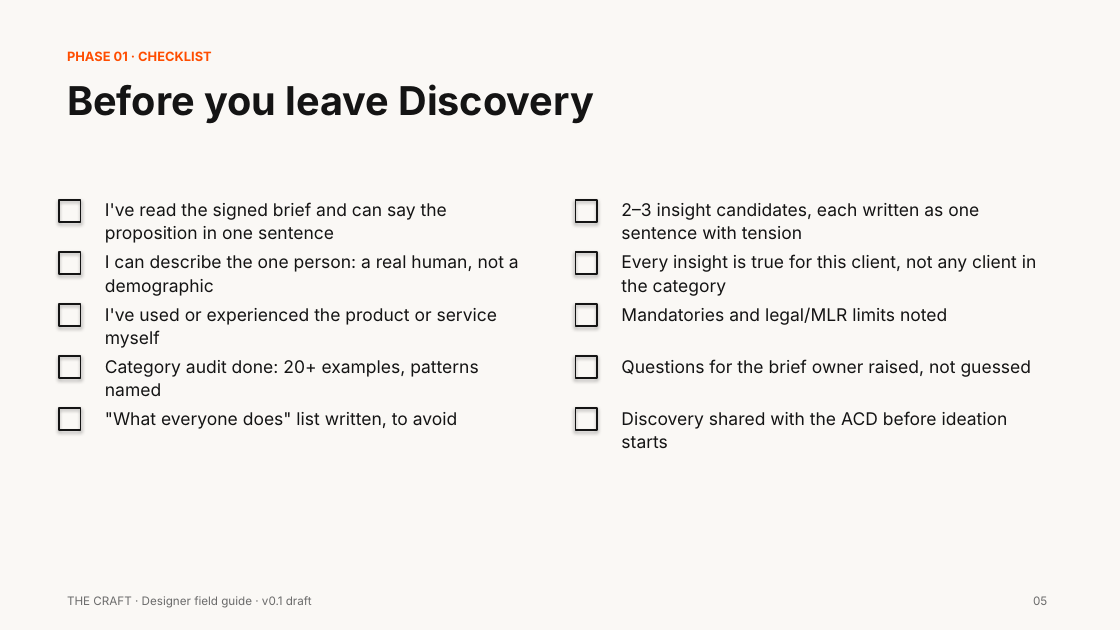
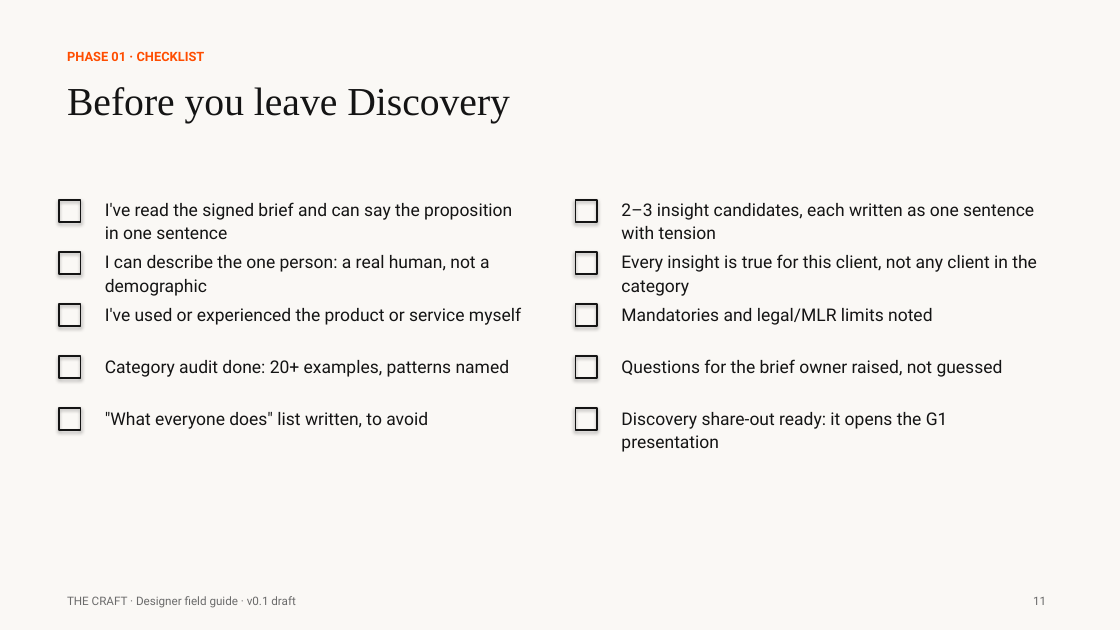
Before and after one commit to ThinkFabianCreative/CreativeEngine, a slide deck: slide 11 of agency-ops/The_Craft_v0.1.pptx (slide 5 before the commit). Drawn at 1120x630 pixels with LibreOffice and Linux fonts; fonts in the diff are those of the drawing. Boxes give left, top, right and bottom in pixels: in the first picture for what was removed or moved away, otherwise in the second. Text is boxed around its words. In the diff, an @@ line names an element or a change of style, - is before the commit and + after.

```diff
--- a/agency-ops/The_Craft_v0.1.pptx
+++ b/agency-ops/The_Craft_v0.1.pptx
@@ text "Before you leave Discovery" at [67, 87, 510, 123]: font Inter to Times New Roman, bold off @@
@@ font Inter to Roboto in 11 elements at [67, 51, 205, 61], [67, 596, 295, 608], [105, 202, 512, 239], [105, 255, 489, 296], [105, 307, 521, 325], [105, 360, 510, 377], [105, 412, 428, 429], [621, 203, 1034, 239], [621, 254, 1037, 296], [621, 308, 932, 325], [621, 359, 1003, 377] @@
@@ text at [621, 412, 948, 452]: text changed; font Inter to Roboto @@
-Discovery shared with the ACD before ideation starts
+Discovery share-out ready: it opens the G1 presentation
@@ text at [1033, 597, 1046, 605]: text changed; font Inter to Roboto @@
-05
+11
```
Also in this commit, not shown: 17 other slides changed, 17 slides added, 7 other files.
